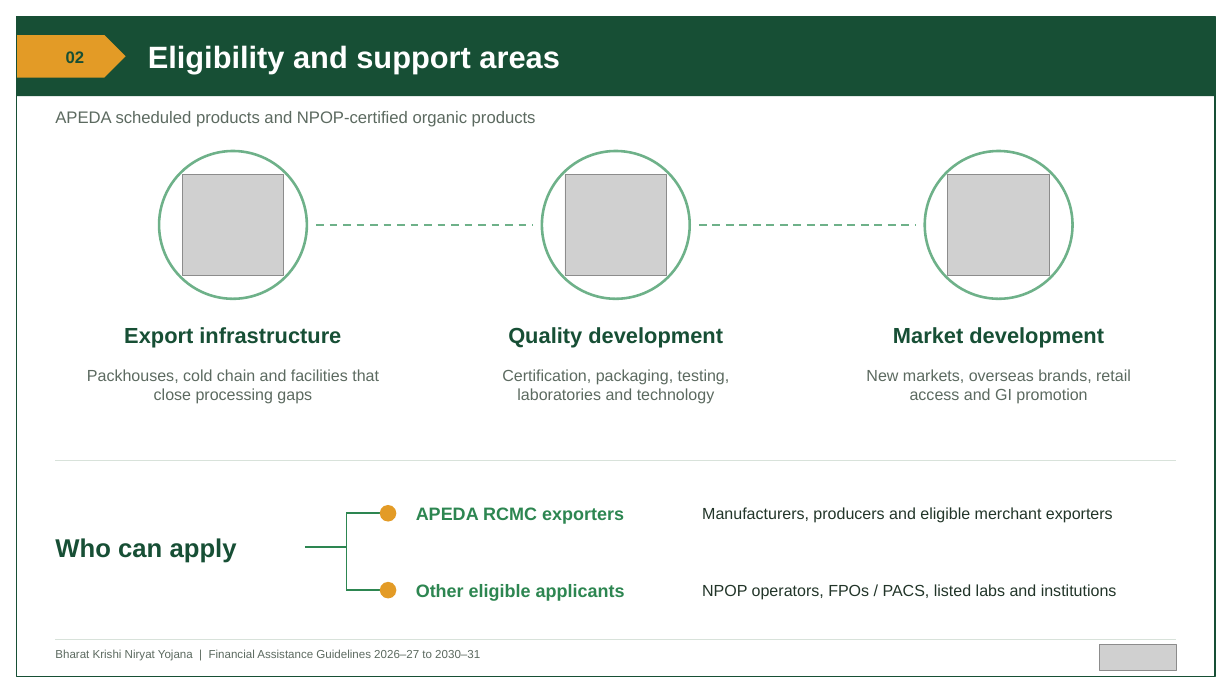
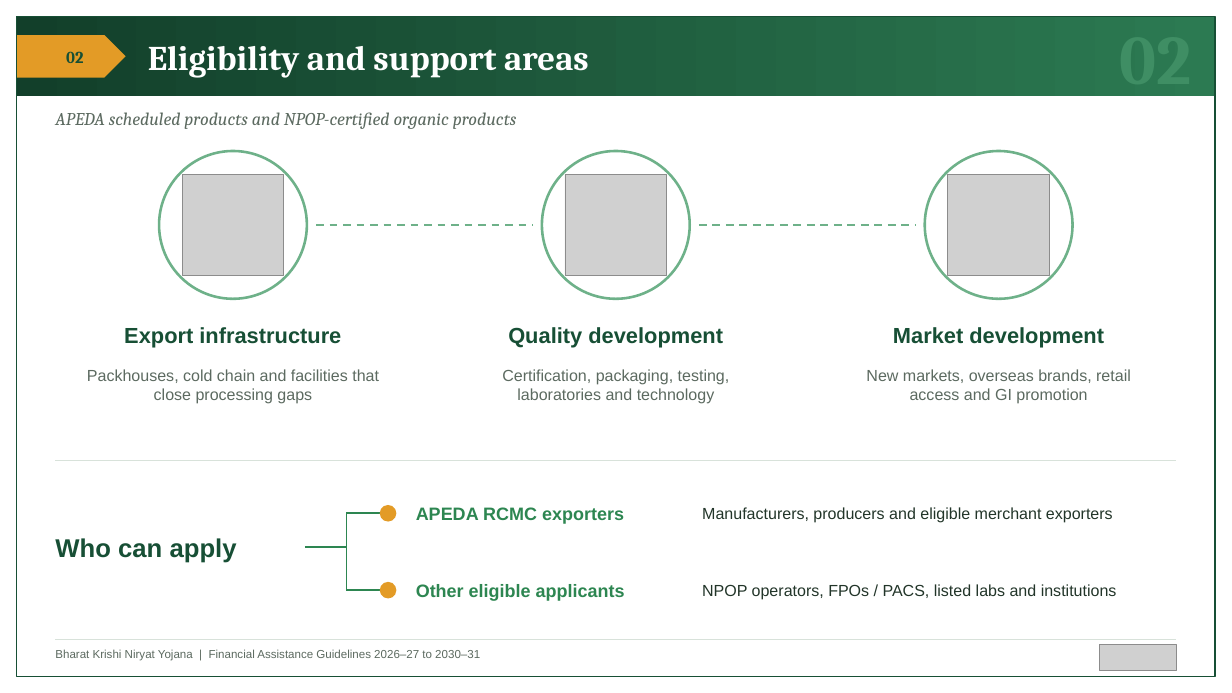
Before and after one commit to BantheFox012/FM, a slide deck: slide 2 of APEDA_BKNY_Standard_40_Percent.pptx. Drawn at 1232x693 pixels with LibreOffice and Linux fonts; fonts in the diff are those of the drawing; grey boxes stand for pictures. Boxes give left, top, right and bottom in pixels: in the first picture for what was removed or moved away, otherwise in the second. Text is boxed around its words. In the diff, an @@ line names an element or a change of style, - is before the commit and + after.

```diff
--- a/APEDA_BKNY_Standard_40_Percent.pptx
+++ b/APEDA_BKNY_Standard_40_Percent.pptx
@@ rectangle at (17,17,1215,96): fill #174F35 to gradient #123F2A to #2C7A52 @@
@@ text "Eligibility and support areas" at (148,46,589,78): size 24 to 27 pt, font Arial to Cambria @@
@@ text "02" at (66,51,83,63): font Arial to Cambria @@
@@ text "APEDA scheduled products and NPOP-certified ..." at (55,112,517,129): size 13 to 14 pt, font Arial to Cambria, italic on @@
@@ text added at (1120,96,1192,98), 54 pt, text #3F8E64, bold @@
+02
```
Also in this commit, not shown: 13 other slides changed.
